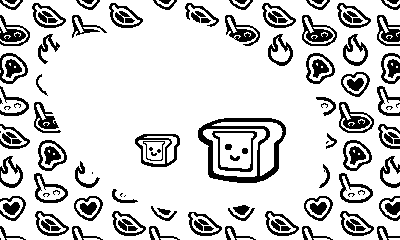
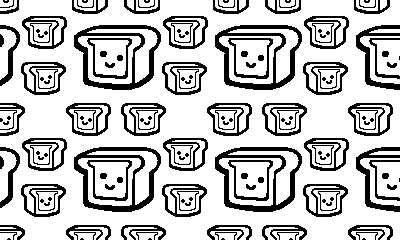
Two versions of the same layered image (400x240). Layer-by-layer changes:
painted on "big toast" over [105, 43, 384, 192]
